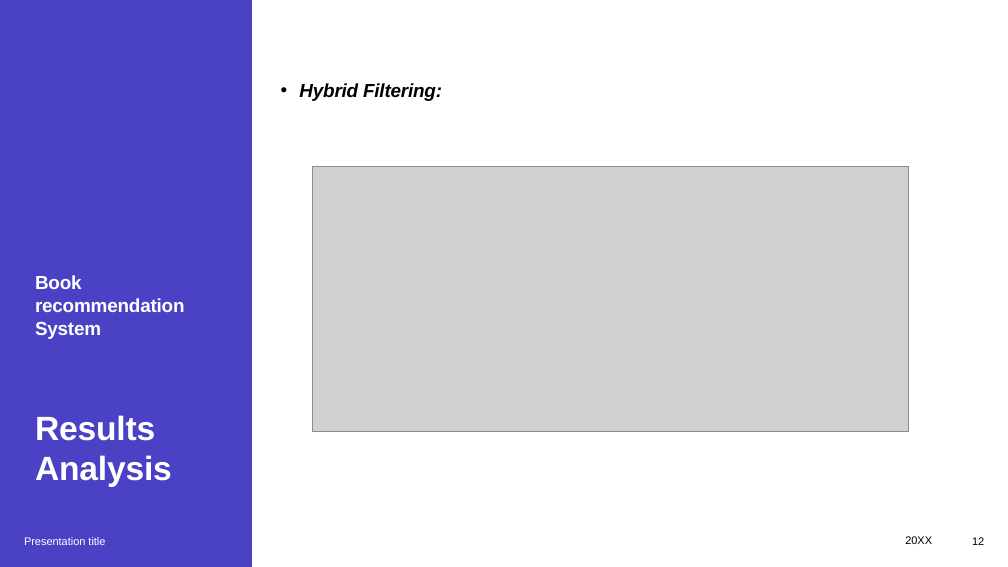
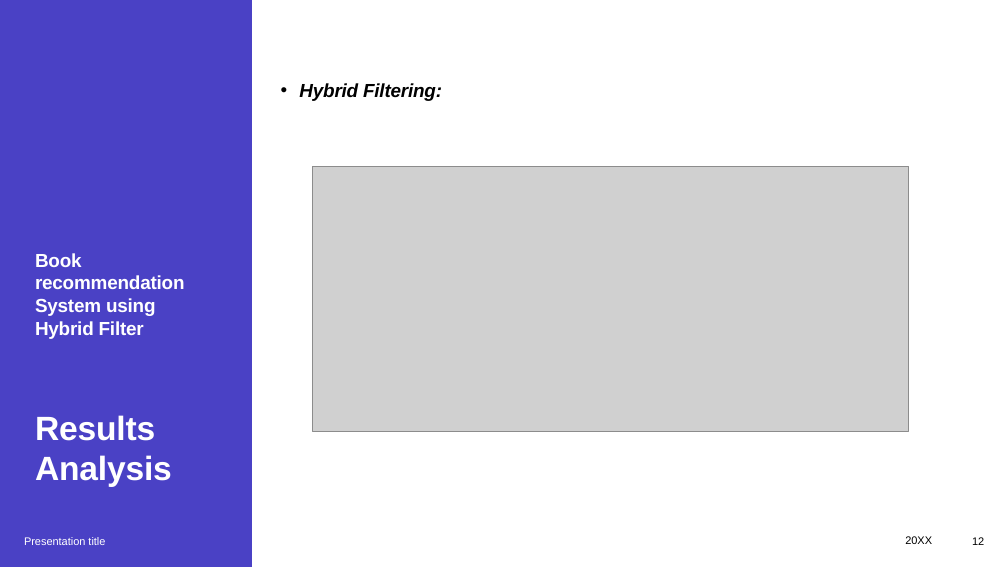
Before and after one commit to rvc13-dev/bookrecsystem, a slide deck: slide 12 of report/Presentation.pptx. Drawn at 1008x567 pixels with LibreOffice and Linux fonts; fonts in the diff are those of the drawing; grey boxes stand for pictures. Boxes give left, top, right and bottom in pixels: in the first picture for what was removed or moved away, otherwise in the second. Text is boxed around its words. In the diff, an @@ line names an element or a change of style, - is before the commit and + after.

```diff
--- a/report/Presentation.pptx
+++ b/report/Presentation.pptx
@@ title at [35,253,185,487]: text changed @@
-Book recommendation System
-Results Analysis
+Book recommendation System using Hybrid Filter
+Results Analysis
```
Also in this commit, not shown: 9 other slides changed.
